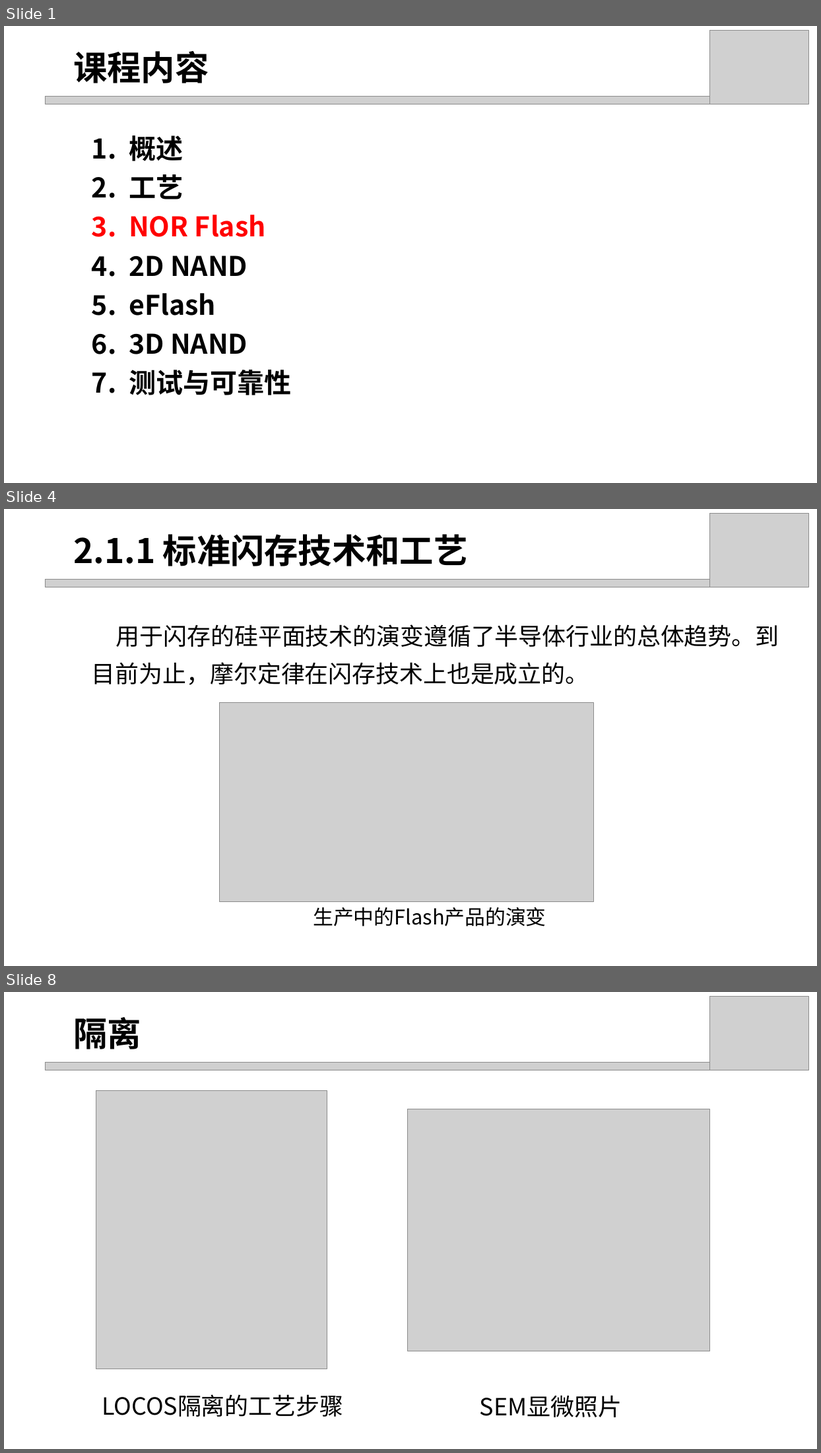
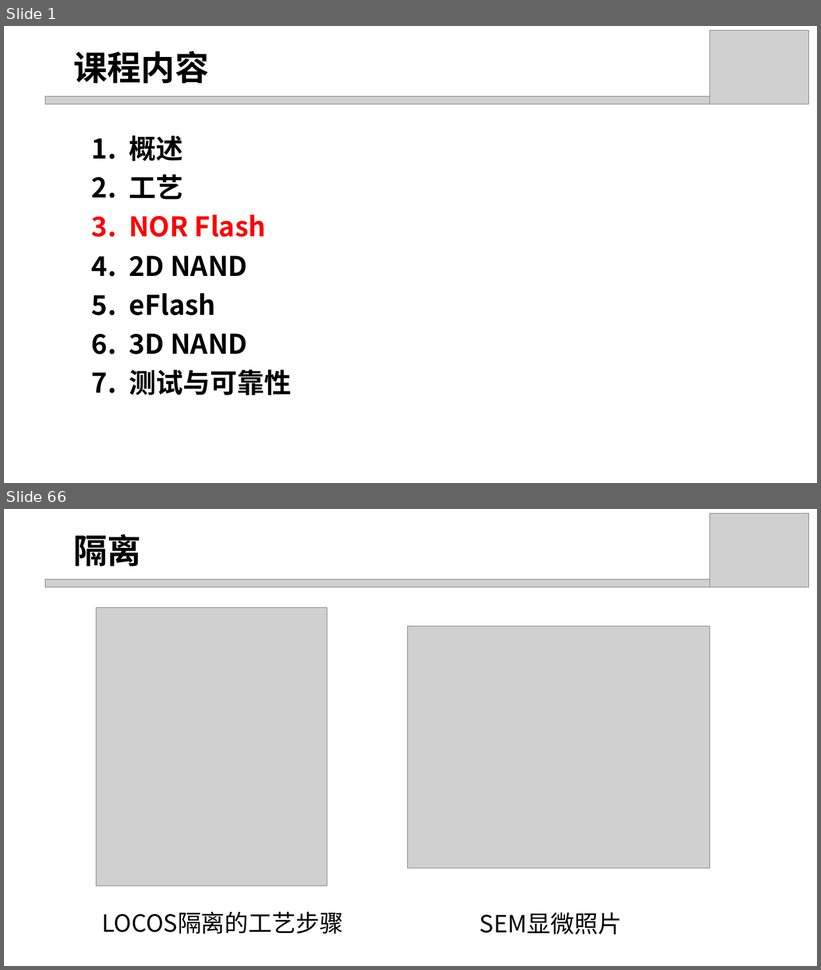
Before and after one commit to DucKlng123/flash, a slide deck: Summary/3. NOR flash.pptx. Shown one above the other, each under a label of ours: slides 1, 4 and 8 before the commit, slides 1 and 66 after it; the slides between them are not shown. The pictures are 821x1453 and 821x970 pixels, drawn with LibreOffice and Linux fonts; fonts in the diff are those of the drawing; grey boxes stand for pictures. Boxes give left, top, right and bottom in pixels: in the first picture for what was removed or moved away, otherwise in the second. Text is boxed around its words. In the diff, an @@ line names an element or a change of style, - is before the commit and + after.

```diff
--- a/Summary/3. NOR flash.pptx
+++ b/Summary/3. NOR flash.pptx
@@ slide 4 removed at (4, 509, 817, 966), background #FFFFFF @@
@@ picture removed at (710, 513, 809, 588) @@
@@ text removed at (73, 534, 468, 566) @@
-2.1.1 标准闪存技术和工艺
@@ picture removed at (45, 579, 717, 588) @@
@@ text removed at (92, 625, 780, 685) @@
-用于闪存的硅平面技术的演变遵循了半导体行业的总体趋势。到目前为止，摩尔定律在闪存技术上也是成立的。
@@ picture removed at (220, 703, 595, 902) @@
@@ text removed at (313, 908, 546, 927) @@
-生产中的Flash产品的演变
@@ what was slide 8 is now slide 66 @@
```
Also in this commit, not shown: 1 slide changed, 63 slides added, 4 other slides removed, 2 other files.
